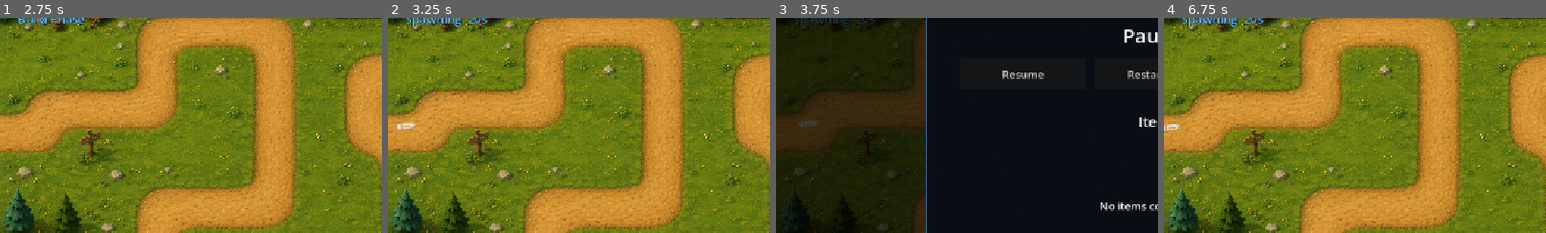
Above: before the commit, frames 1-4 (left to right).
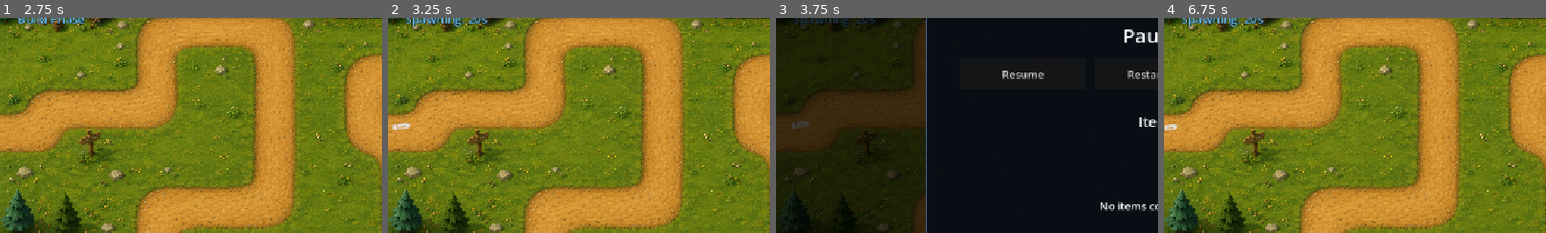
Above: after the commit, the same moments.

Repository: tstover91/Towerdefense
Game: Godot game, scene res://main_menu.tscn
Same seed, same stepped clock (60 frames per second), same inputs: the game is played once before the commit and once after it. The engine's default icon, where the game draws it, is replaced by a stand-in: a white triangle on a blue panel in a dark square.
Inputs:
- Up to frame 1 (2.75 s): click "FARM Standard 20-round run" at 0.5 s; click "1x" at 1.25 s; click "2x" at 2 s
- Up to frame 2 (3.25 s): click "▶" at 2.75 s
- Up to frame 3 (3.75 s): click "II" at 3.5 s
- Up to frame 4 (6.75 s): click "Restart Run" at 4.25 s; click "1x" at 5 s; click "2x" at 5.75 s; click "▶" at 6.5 s
The pictures show only the part of the screen within x 0-50%, y 20-70%; the shares and areas given below are measured in that part.

Frame 1 is identical in both runs. In frame 2, 0.1% of the frame differs, in the area x 1-8%, y 48-53%; in frame 3, less than 0.1%; in frame 4, less than 0.1%.

Commit message:
drone adjustments

Diff:
--- a/spawned_unit.gd
+++ b/spawned_unit.gd
@@ -337,7 +337,8 @@
 	var drone_target_eligible := (
 		is_valid_target(target)
 		and parent_tower.global_position.distance_to(target.global_position)
-			<= leash_radius_pixels
+
+
 	)
 	var distributed_mode := (
 		parent_tower.has_method("get_drone_target_mode")
@@ -351,9 +352,12 @@
 		target = select_drone_command_target()
 		target_refresh_remaining = MOBILE_TARGET_REFRESH_INTERVAL
 	if is_valid_target(target):
+		var desired_distance := 2.5 * RANGE_PIXELS_PER_UNIT
 		var distance_to_target := global_position.distance_to(target.global_position)
-		if distance_to_target > aim_radius_pixels * 0.8:
+
+		if distance_to_target > desired_distance:
 			move_toward_position(target.global_position, delta)
+
 		try_attack_target()
 		return
 
--- a/stat_database.gd
+++ b/stat_database.gd
@@ -198,7 +198,7 @@
 
 # Variants remain independent layers because they define special-round enemy
 # behavior rather than ordinary round progression.
-const STANDARD_ENEMY_SPEED_MULTIPLIER := 0.70
+const STANDARD_ENEMY_SPEED_MULTIPLIER := 0.53
 const HORDE_ENEMY_HEALTH_MULTIPLIER := 0.55
 const ELITE_ENEMY_HEALTH_MULTIPLIER := 2.25
 const ELITE_ENEMY_SPEED_MULTIPLIER := 1.30
@@ -315,7 +315,6 @@
 		"damage_tags": [&"ballistic"],
 		"bonus_tags": [&"reveal"],
 		"pierce_count": 0,
-		"movement_type": MOVEMENT_DRONE,
 		"delivery_type": DELIVERY_HITSCAN,
 		"impact_mode": IMPACT_PRIMARY,
 	},
@@ -1732,28 +1731,28 @@
 				"spawn_interval": 10.0,
 				"spawn_limit": 1,
 				"deployment_radius": 11.0,
-				"unit_stats": {"damage": 100, "attack_interval": 0.35, "aim_radius": 5.0, "move_speed": 120.0, "leash_radius": 14.0, "damage_budget": 1300, "recharge_duration": 3.0},
+				"unit_stats": {"damage": 100, "attack_interval": 0.35, "move_speed": 120.0, "damage_budget": 1300, "recharge_duration": 3.0},
 			},
 			{
 				"upgrade_cost": 450,
 				"spawn_interval": 9.0,
 				"spawn_limit": 1,
 				"deployment_radius": 12.0,
-				"unit_stats": {"damage": 145, "attack_interval": 0.32, "aim_radius": 5.5, "move_speed": 135.0, "leash_radius": 15.0, "damage_budget": 2050, "recharge_duration": 2.8},
+				"unit_stats": {"damage": 145, "attack_interval": 0.32, "move_speed": 135.0, "damage_budget": 2050, "recharge_duration": 2.8},
 			},
 			{
 				"upgrade_cost": 1100,
 				"spawn_interval": 8.0,
 				"spawn_limit": 2,
 				"deployment_radius": 13.0,
-				"unit_stats": {"damage": 155, "attack_interval": 0.29, "aim_radius": 6.0, "move_speed": 150.0, "leash_radius": 16.0, "damage_budget": 2400, "recharge_duration": 2.6},
+				"unit_stats": {"damage": 155, "attack_interval": 0.29, "move_speed": 150.0, "damage_budget": 2400, "recharge_duration": 2.6},
 			},
 			{
 				"upgrade_cost": 3000,
 				"spawn_interval": 6.0,
 				"spawn_limit": 3,
 				"deployment_radius": 15.0,
-				"unit_stats": {"damage": 340, "attack_interval": 0.22, "aim_radius": 7.0, "move_speed": 190.0, "leash_radius": 18.0, "damage_budget": 7000, "recharge_duration": 2.0},
+				"unit_stats": {"damage": 340, "attack_interval": 0.22, "move_speed": 190.0,  "damage_budget": 7000, "recharge_duration": 2.0},
 			},
 		],
 	},
